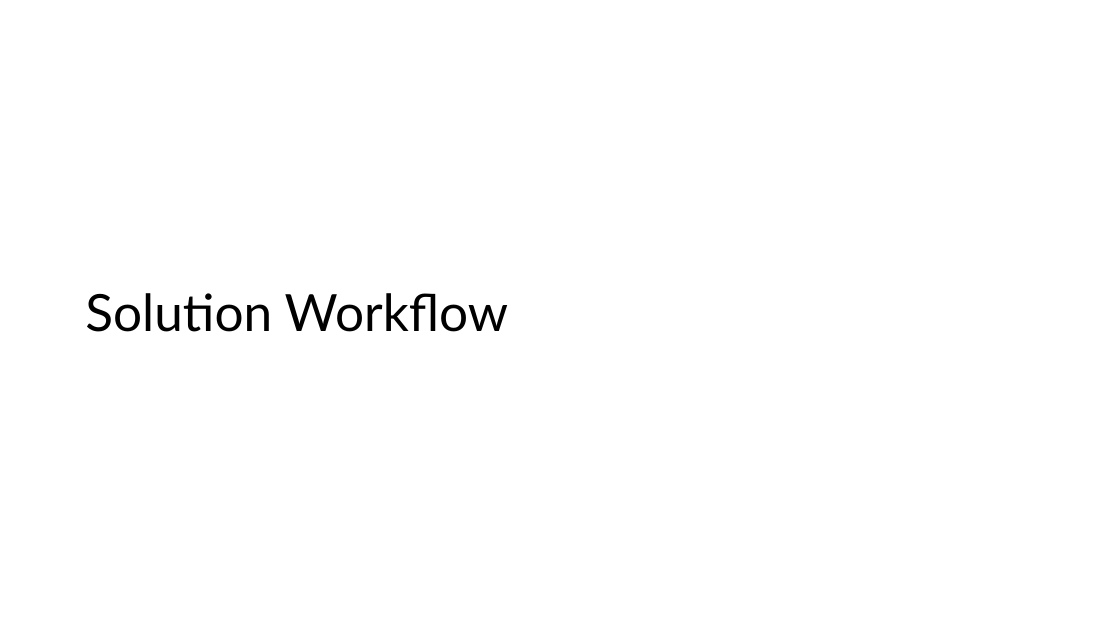
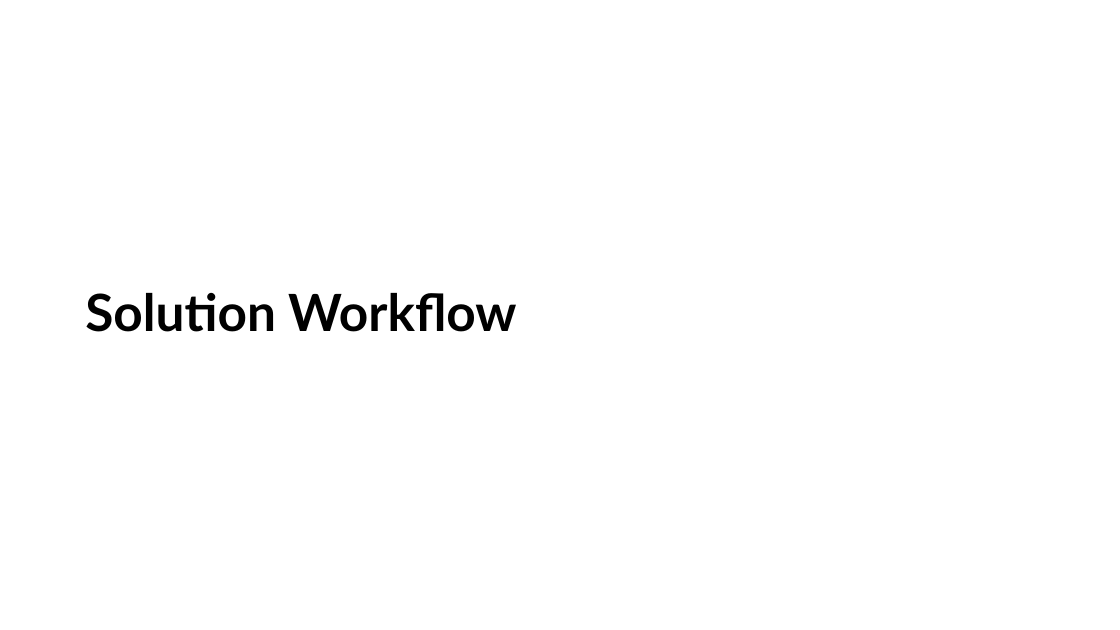
Before and after one commit to HiImPian/DEA_Rockfeather, a slide deck: slide 5 of DEA_solution.pptx. Drawn at 1120x630 pixels with LibreOffice and Linux fonts; fonts in the diff are those of the drawing. Boxes give left, top, right and bottom in pixels: in the first picture for what was removed or moved away, otherwise in the second. Text is boxed around its words. In the diff, an @@ line names an element or a change of style, - is before the commit and + after.

```diff
--- a/DEA_solution.pptx
+++ b/DEA_solution.pptx
@@ title "Solution Workflow" at (85,293,517,332): bold on @@
```
Also in this commit, not shown: 5 other slides changed, 5 slides added, 2 other files.
